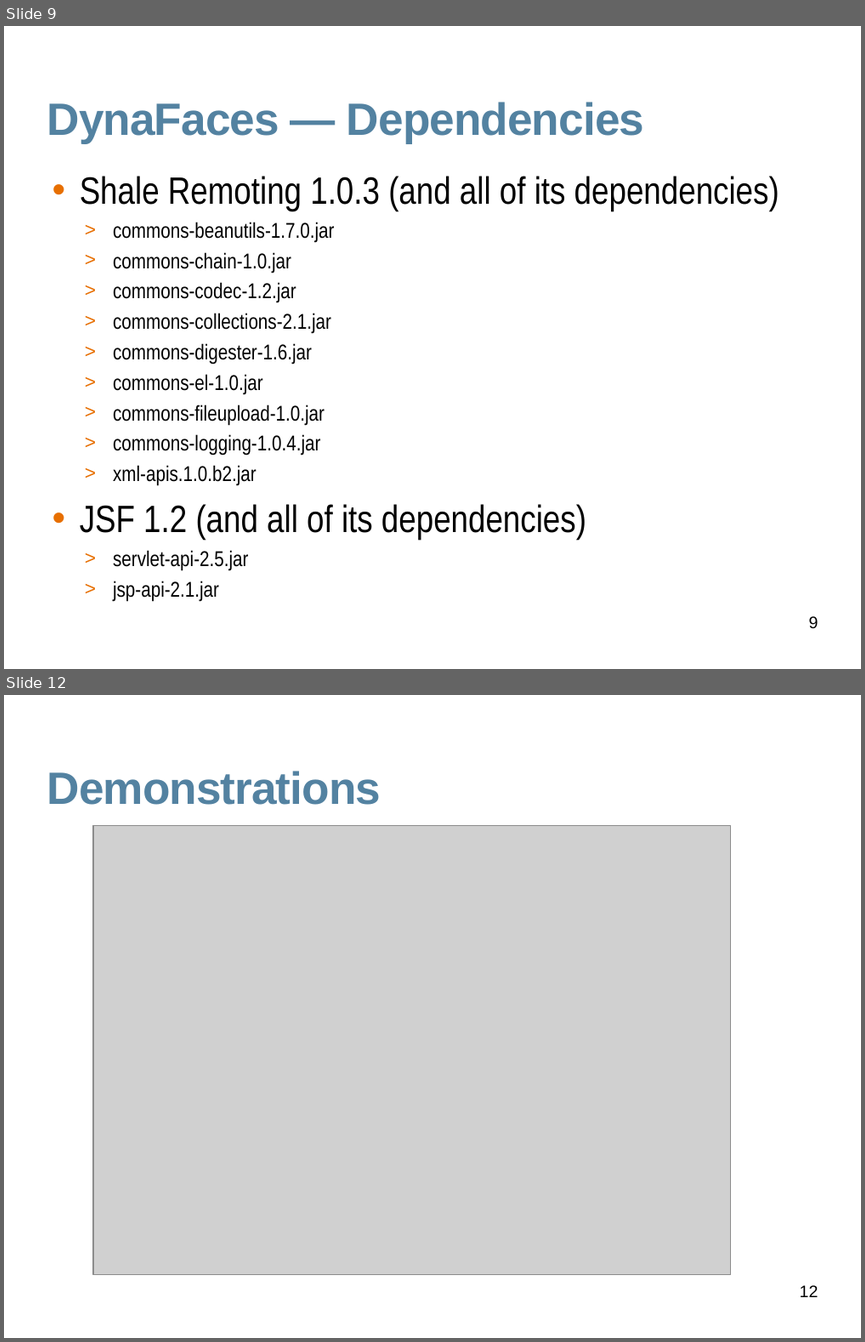
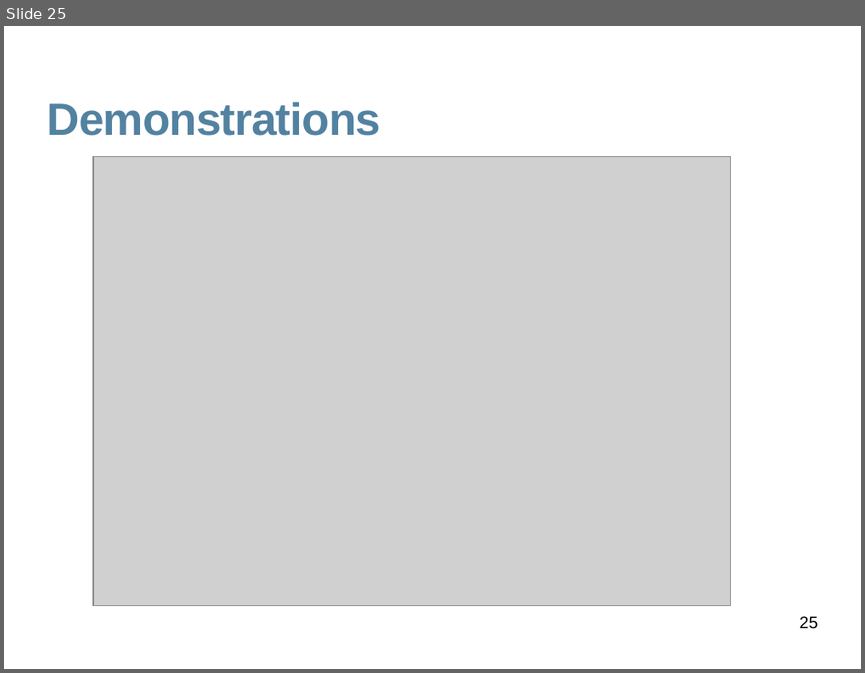
Before and after one commit to javaee/javaserverfaces-extensions, a slide deck: www/slides/dynafaces-advanced.odp. Shown one above the other, each under a label of ours: slides 9 and 12 before the commit, slide 25 after it; the slides between them are not shown. The pictures are 865x1342 and 865x673 pixels, drawn with LibreOffice and Linux fonts; fonts in the diff are those of the drawing; grey boxes stand for pictures; background and template pictures are left out. Boxes give left, top, right and bottom in pixels: in the first picture for what was removed or moved away, otherwise in the second. Text is boxed around its words. In the diff, an @@ line names an element or a change of style, - is before the commit and + after.

```diff
--- a/www/slides/dynafaces-advanced.odp
+++ b/www/slides/dynafaces-advanced.odp
@@ slide 9 removed at (4, 26, 861, 669), background #FFFFFF @@
@@ title removed at (47, 102, 644, 143) @@
-DynaFaces — Dependencies
@@ text removed at (80, 176, 779, 601) @@
-• Shale Remoting 1.0.3 (and all of its dependencies)
-  > commons-beanutils-1.7.0.jar
-  > commons-chain-1.0.jar
-  > commons-codec-1.2.jar
-  > commons-collections-2.1.jar
-  > commons-digester-1.6.jar
-  > commons-el-1.0.jar
-  > commons-fileupload-1.0.jar
-  > commons-logging-1.0.4.jar
-  > xml-apis.1.0.b2.jar
-• JSF 1.2 (and all of its dependencies)
-  > servlet-api-2.5.jar
-  > jsp-api-2.1.jar
@@ page number removed at (809, 616, 818, 629) @@
-9
@@ what was slide 12 is now slide 25 @@
@@ page number at (800, 616, 818, 629): text changed @@
-12
+25
```
Also in this commit, not shown: 3 slides changed, 20 slides added, 6 other slides removed, 13 other files.
